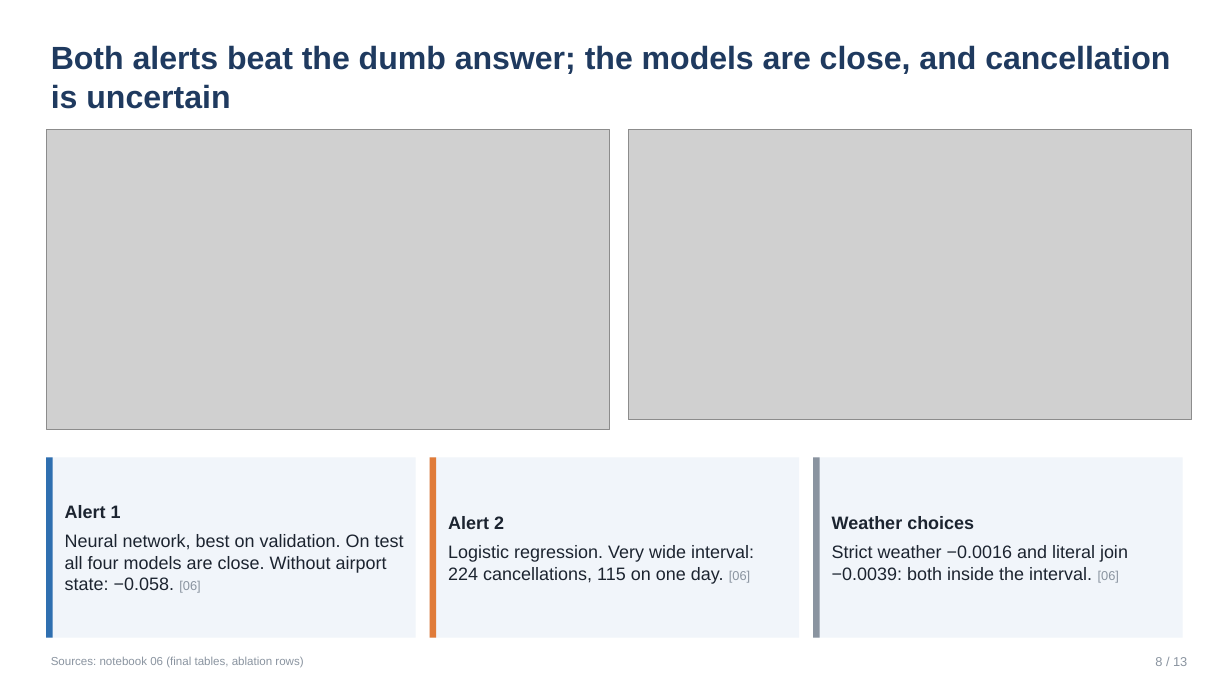
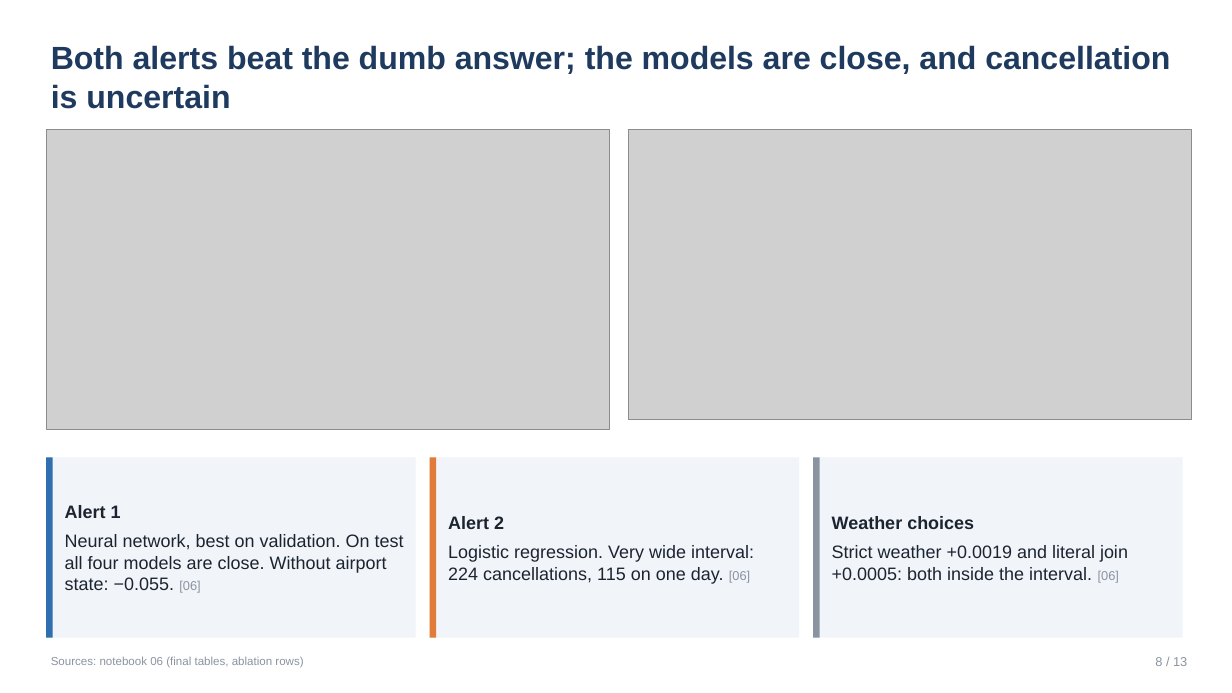
Before and after one commit to MirnaEmbaby/tms-flights, a slide deck: slide 9 of slides/tms_final.pptx (slide 8 before the commit). Drawn at 1232x693 pixels with LibreOffice and Linux fonts; fonts in the diff are those of the drawing; grey boxes stand for pictures. Boxes give left, top, right and bottom in pixels: in the first picture for what was removed or moved away, otherwise in the second. Text is boxed around its words. In the diff, an @@ line names an element or a change of style, - is before the commit and + after.

```diff
--- a/slides/tms_final.pptx
+++ b/slides/tms_final.pptx
@@ text at [65, 534, 404, 593]: text changed @@
-Neural network, best on validation. On test all four models are close. Without airport state: −0.058. [06]
+Neural network, best on validation. On test all four models are close. Without airport state: −0.055. [06]
@@ text at [832, 545, 1128, 582]: text changed @@
-Strict weather −0.0016 and literal join −0.0039: both inside the interval. [06]
+Strict weather +0.0019 and literal join +0.0005: both inside the interval. [06]
```
Also in this commit, not shown: 7 other slides changed, 1 slide added, 1 other file.
